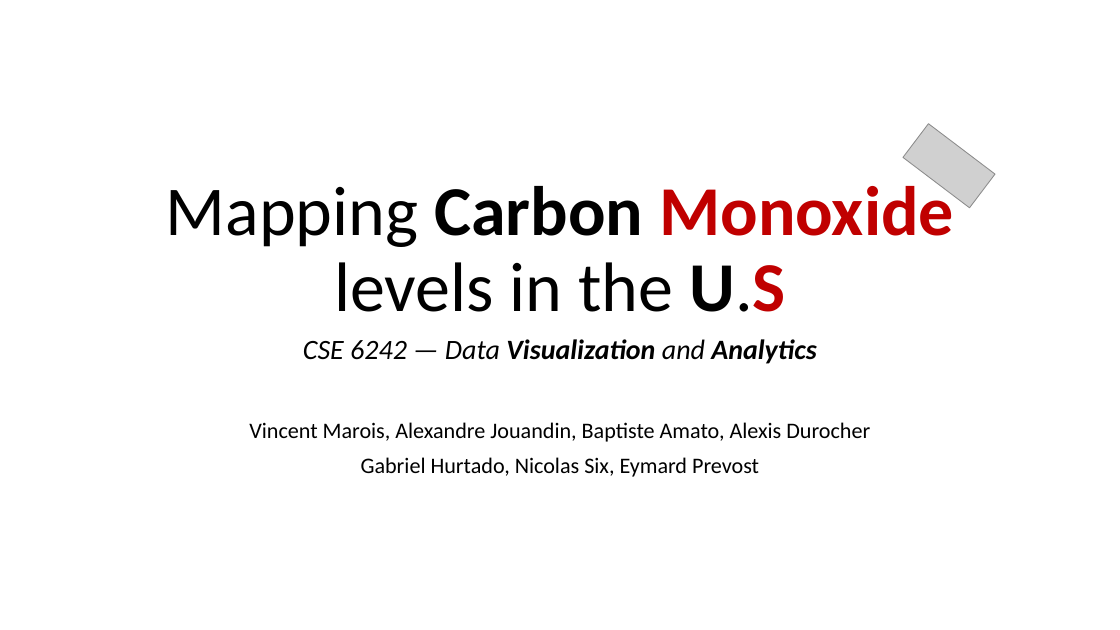
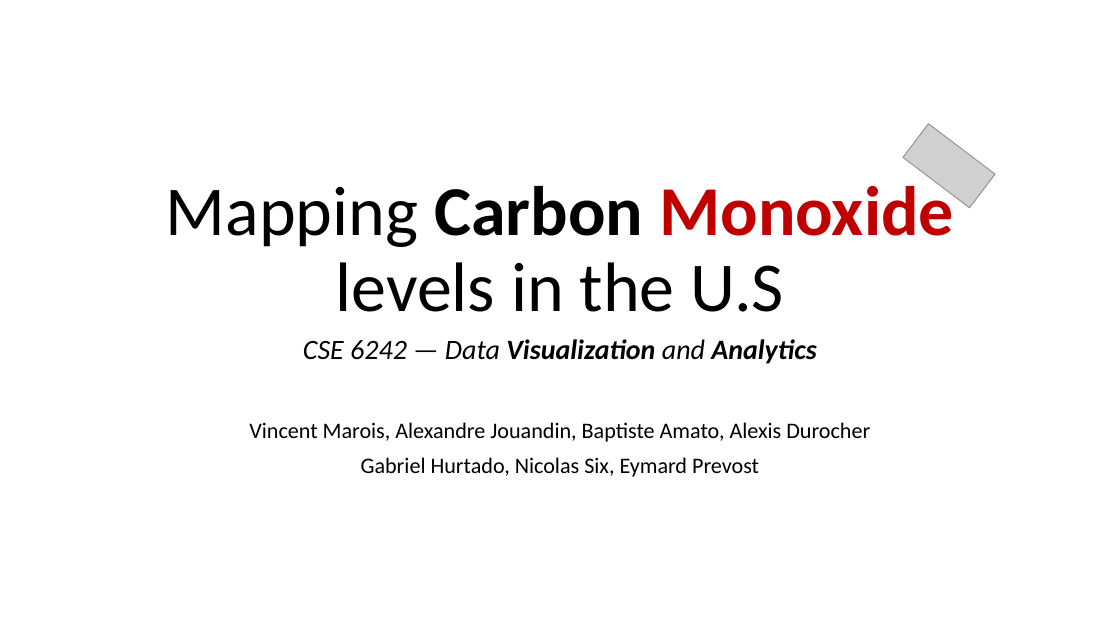
Before and after one commit to AlexisDrch/Data-Visualization, a slide deck: slide 1 of project/presentation/presentationv.1.pptx. Drawn at 1120x630 pixels with LibreOffice and Linux fonts; fonts in the diff are those of the drawing; grey boxes stand for pictures. Boxes give left, top, right and bottom in pixels: in the first picture for what was removed or moved away, otherwise in the second. Text is boxed around its words. In the diff, an @@ line names an element or a change of style, - is before the commit and + after.

```diff
--- a/project/presentation/presentationv.1.pptx
+++ b/project/presentation/presentationv.1.pptx
@@ title "Mapping Carbon Monoxide levels in ..." at <box>166,177,954,312</box>: text colour #C00000 to #000000, bold off in "U.S" @@
```
Also in this commit, not shown: 3 other slides changed, 2 slides added, 7 other files.
